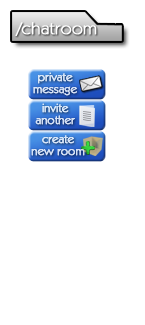
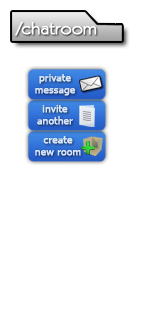
Layered file, before and after one edit (w=145, h=325). Changes by layer:
painted on "/chatroom" over (15, 22, 97, 36)
painted on "private message" over (33, 72, 77, 96)
painted on "invite another" over (35, 103, 75, 125)
painted on "create new room" over (31, 135, 85, 156)
